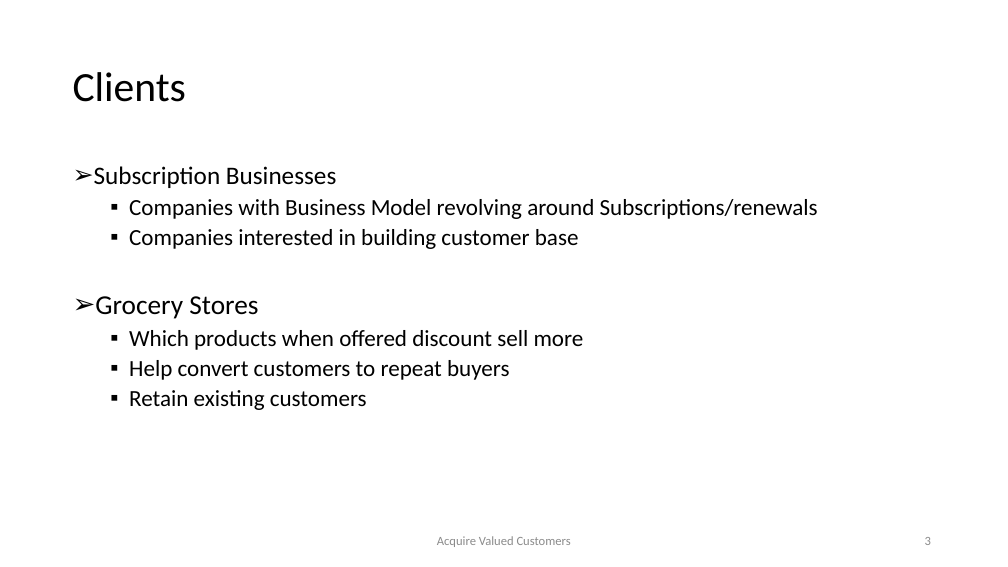
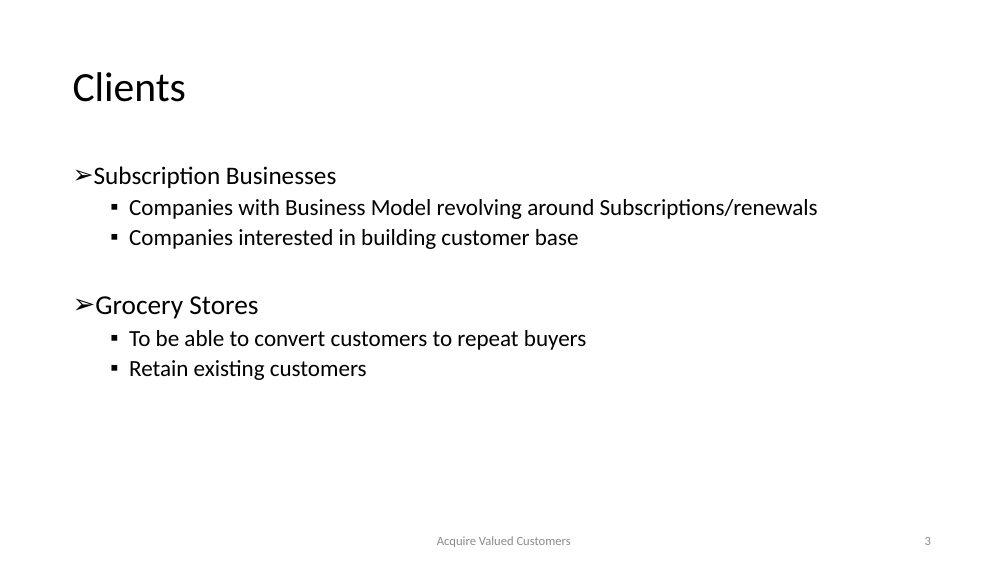
Before and after one commit to samudassir/acquirevaluedcustomers, a slide deck: slide 3 of project_report/project_presentation_II.pptx. Drawn at 1008x567 pixels with LibreOffice and Linux fonts; fonts in the diff are those of the drawing. Boxes give left, top, right and bottom in pixels: in the first picture for what was removed or moved away, otherwise in the second. Text is boxed around its words. In the diff, an @@ line names an element or a change of style, - is before the commit and + after.

```diff
--- a/project_report/project_presentation_II.pptx
+++ b/project_report/project_presentation_II.pptx
@@ text at bbox=[129, 330, 586, 350]: text changed @@
-  ▪ Which products when offered discount sell more
-  ▪ Help convert customers to repeat buyers
+  ▪ To be able to convert customers to repeat buyers
```
Also in this commit, not shown: 10 other slides changed, 2 slides removed, 1 other file.
